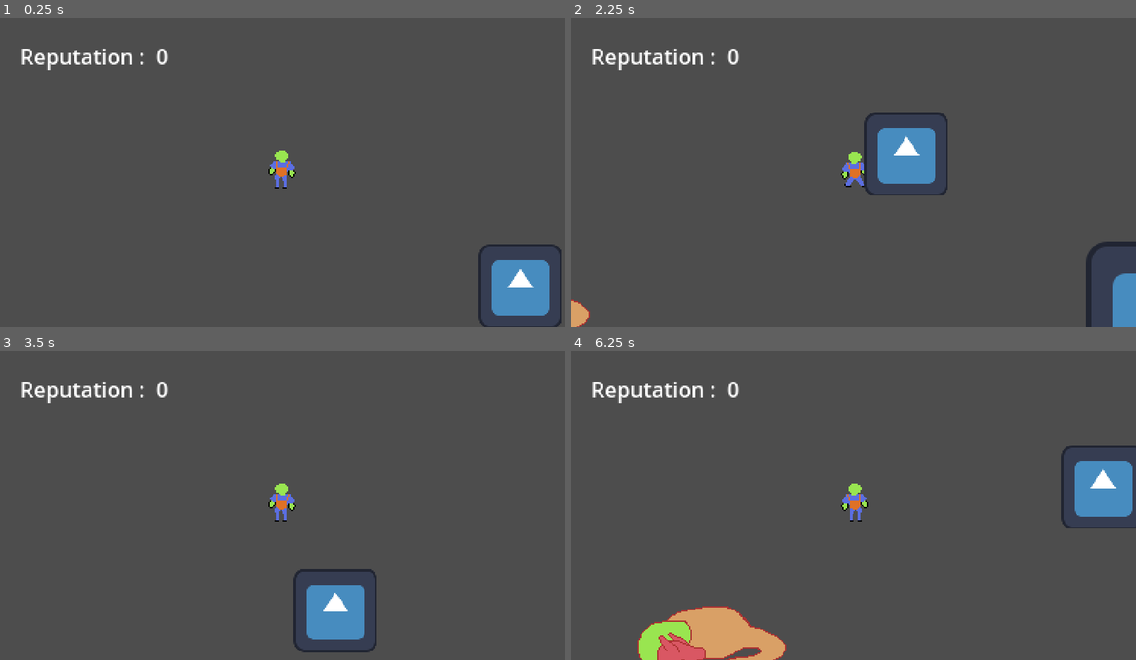
Above: before the commit, frames 1-4 (two rows, left to right).
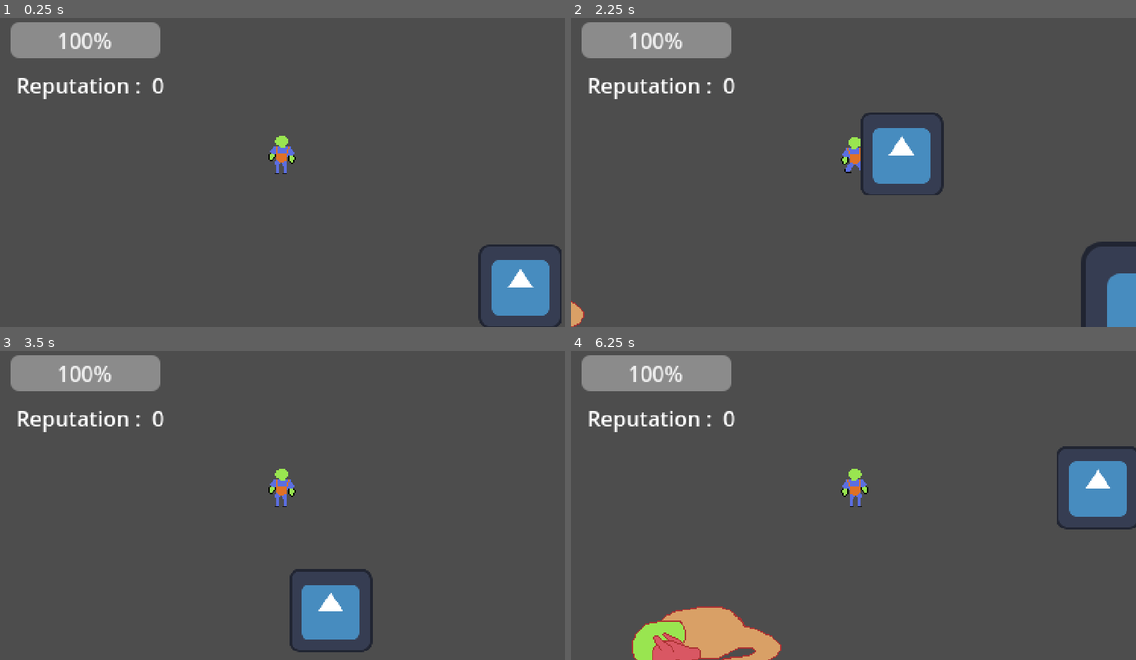
Above: after the commit, the same moments.

Repository: FireMuffin303/MuffinsGameOffGame
Game: Godot game, scene res://src/scene/room_test.tscn
The game is run twice, just before and just after one commit, with the same random seed, the same clock (stepped at 60 frames per second) and the same inputs. The engine's default icon, where the game draws it, is replaced by a stand-in: a white triangle on a blue panel in a dark square.
Inputs:
- Up to frame 1 (0.25 s): no input
- Up to frame 2 (2.25 s): tap Enter at 0.5 s; hold D (move_right) 0.53-1.28 s; tap E (interaction) at 0.6, 1.35 s; hold S (move_down) 1.28-2.03 s; hold D (move_right) from 2.03 s (still down); hold Shift (move_sprint) from 2.03 s (still down)
- Up to frame 3 (3.5 s): tap E (interaction) at 2.3, 2.85 s; release D (move_right) at 2.78 s; release Shift (move_sprint) at 2.78 s; hold W (move_up) from 2.78 s (still down)
- Up to frame 4 (6.25 s): release W (move_up) at 3.53 s; hold A (move_left) 3.53-5.03 s; tap E (interaction) at 3.6, 4.55, 5.1, 5.85 s; tap Shift (move_sprint) at 4.35 s; hold S (move_down) 5.03-5.78 s; hold D (move_right) from 5.78 s (still down)

The runs differ from the first frame. In frame 1, 4.4% of the frame differs, in the area x 1-53%, y 1-56%; in frame 2, 6.0%; in frame 3, 5.3%; in frame 4, 6.1%, in the area x 1-100%, y 1-100%.

Commit message:
added states and dragon now shoot projectile

Diff:
--- /dev/null
+++ b/src/component/DamageComponent.gd
@@ -0,0 +1,8 @@
+class_name DamageComponent
+extends Area2D
+
+@export var damage : int = 1
+
+func _ready():
+	collision_layer = 3
+	collision_mask = 0
--- a/src/component/GetScaleComponent.gd
+++ b/src/component/GetScaleComponent.gd
@@ -6,9 +6,13 @@
 var number
 var random = RandomNumberGenerator.new()
 
+@export var state_machine : FiniteStateMachine
+
 var chance : int = 3
 
 func interacting(player:Player):
+	if(!state_machine.current_state is DragonIdleState) : return
+
 	if(player._get_player_state() == player.PlayerStates.TASKING):
 		var inputScale = GetScaleGUI._get_value()
 		if(inputScale <= number+0.1 and inputScale >= number-0.1):
--- a/src/component/HealthComponent.gd
+++ b/src/component/HealthComponent.gd
@@ -4,8 +4,23 @@
 @export var max_health : int = 10
 var health : int
 
-func set_health() -> void:
+func _ready():
+	self.health = self.max_health
+	StatsGUI.health_update(get_health(),get_max_health())
+
+func set_health(health:int) -> void:
+	print(health)
 	self.health = health
+	StatsGUI.health_update(get_health(),get_max_health())
 
-func get_heath() -> int:
-	return max_health
+func get_health() -> int:
+	return self.health
+
+func set_max_health(max_health:int) -> void:
+	self.max_health = max_health
+
+func get_max_health() -> int:
+	return self.max_health
+
+func hurt(damage:int) -> void:
+	self.set_health(self.get_health() - damage)
--- /dev/null
+++ b/src/component/HurtBox.gd
@@ -0,0 +1,16 @@
+class_name HurtBox
+extends Area2D
+
+@export var healthComponent : HealthComponent
+
+# Called when the node enters the scene tree for the first time.
+func _ready():
+	collision_layer = 0
+	collision_mask = 3
+	pass # Replace with function body.
+
+
+
+func _on_area_entered(area:DamageComponent):
+	healthComponent.hurt(area.damage)
+	pass # Replace with function body.
--- /dev/null
+++ b/src/entity/projectile/fireball/FireballProjectile.tscn
@@ -0,0 +1,36 @@
+[gd_scene load_steps=6 format=3 uid="uid://dkc45q4c302m"]
+
+[ext_resource type="Texture2D" uid="uid://cowp3nr5htwr4" path="res://assets/img/projectile/muffin.png" id="1_e2fl8"]
+[ext_resource type="Script" path="res://src/entity/projectile/fireball/Projectile.gd" id="1_yv6oh"]
+[ext_resource type="Script" path="res://src/component/DamageComponent.gd" id="2_jafif"]
+
+[sub_resource type="CircleShape2D" id="CircleShape2D_21yag"]
+radius = 12.0
+
+[sub_resource type="CircleShape2D" id="CircleShape2D_5nmcl"]
+radius = 12.0416
+
+[node name="FireballProjectile" type="CharacterBody2D" node_paths=PackedStringArray("timer")]
+collision_layer = 16
+collision_mask = 16
+script = ExtResource("1_yv6oh")
+timer = NodePath("Timer")
+speed = 40
+
+[node name="Sprite2D" type="Sprite2D" parent="."]
+texture = ExtResource("1_e2fl8")
+
+[node name="CollisionShape2D" type="CollisionShape2D" parent="."]
+shape = SubResource("CircleShape2D_21yag")
+
+[node name="DamageComponent" type="Area2D" parent="."]
+collision_layer = 4
+collision_mask = 0
+script = ExtResource("2_jafif")
+
+[node name="CollisionShape2D" type="CollisionShape2D" parent="DamageComponent"]
+shape = SubResource("CircleShape2D_5nmcl")
+
+[node name="Timer" type="Timer" parent="."]
+
+[connection signal="timeout" from="Timer" to="." method="_on_lifetime_timeout"]
--- /dev/null
+++ b/src/entity/projectile/fireball/Projectile.gd
@@ -0,0 +1,34 @@
+class_name Projectile
+extends CharacterBody2D
+
+var destination : Vector2
+@export var timer : Timer
+@export var speed : int = 1
+
+func _ready():
+	timer.start()
+
+func set_destination(vector:Vector2) -> void:
+	self.destination = vector
+
+
+
+func _physics_process(delta):
+	if(global_position == destination):
+		self.queue_free()
+
+	if(self.destination == null) : return
+
+	var angle = get_angle_to(destination)
+
+	var velo : Vector2 = (global_position - destination)* -1
+
+	velocity = velo *speed*5*delta
+	move_and_slide()
+	pass
+
+
+
+func _on_lifetime_timeout():
+	self.queue_free()
+	pass # Replace with function body.
--- a/src/obj/Dragon/PrototypeDragon.tscn
+++ b/src/obj/Dragon/PrototypeDragon.tscn
@@ -7,6 +7,8 @@
 [ext_resource type="Script" path="res://src/state/StateMachine.gd" id="5_uoyfa"]
 [ext_resource type="Script" path="res://src/state/LookAroundState.gd" id="6_245jg"]
 [ext_resource type="Script" path="res://src/state/StayStillState.gd" id="7_abq4q"]
+[ext_resource type="Script" path="res://src/state/ShootProjectileState.gd" id="8_76iwv"]
+[ext_resource type="PackedScene" uid="uid://dkc45q4c302m" path="res://src/entity/projectile/fireball/FireballProjectile.tscn" id="9_7y1fj"]
 
 [sub_resource type="AtlasTexture" id="AtlasTexture_cjwxs"]
 atlas = ExtResource("1_osg7b")
@@ -125,10 +127,11 @@
 rotation = -1.5708
 shape = SubResource("CapsuleShape2D_chuky")
 
-[node name="GetScaleComponent" type="Area2D" parent="."]
+[node name="GetScaleComponent" type="Area2D" parent="." node_paths=PackedStringArray("state_machine")]
 collision_layer = 2
 collision_mask = 2
 script = ExtResource("2_b8gb3")
+state_machine = NodePath("../FiniteStateMachine")
 item = ExtResource("3_qlf5h")
 
 [node name="CollisionShape2D" type="CollisionShape2D" parent="GetScaleComponent"]
@@ -139,10 +142,11 @@
 script = ExtResource("5_uoyfa")
 initial_state = NodePath("DragonIdleState")
 
-[node name="LookAroundState" type="Node" parent="FiniteStateMachine" node_paths=PackedStringArray("timer", "raycast")]
+[node name="LookAroundState" type="Node" parent="FiniteStateMachine" node_paths=PackedStringArray("timer", "raycast", "next_state")]
 script = ExtResource("6_245jg")
 timer = NodePath("Timer")
 raycast = NodePath("../../RayCast2D")
+next_state = NodePath("../ShootProjectileState")
 
 [node name="Timer" type="Timer" parent="FiniteStateMachine/LookAroundState"]
 wait_time = 2.0
@@ -151,11 +155,21 @@
 script = ExtResource("7_abq4q")
 next_state = NodePath("../LookAroundState")
 
+[node name="ShootProjectileState" type="Node" parent="FiniteStateMachine" node_paths=PackedStringArray("timer", "raycast")]
+script = ExtResource("8_76iwv")
+timer = NodePath("Timer")
+projectile = ExtResource("9_7y1fj")
+raycast = NodePath("../../RayCast2D")
+
+[node name="Timer" type="Timer" parent="FiniteStateMachine/ShootProjectileState"]
+
 [node name="RayCast2D" type="RayCast2D" parent="."]
 position = Vector2(-20, -18)
 target_position = Vector2(128, 0)
 
 [connection signal="out_of_chance" from="GetScaleComponent" to="." method="_on_get_scale_component_out_of_chance"]
 [connection signal="out_of_chance" from="GetScaleComponent" to="FiniteStateMachine/DragonIdleState" method="_on_out_of_chance"]
-[connection signal="player_alert" from="FiniteStateMachine/LookAroundState" to="FiniteStateMachine/LookAroundState" method="alert_player"]
+[connection signal="on_change_state" from="FiniteStateMachine/LookAroundState" to="FiniteStateMachine" method="on_change_state"]
+[connection signal="player_alert" from="FiniteStateMachine/LookAroundState" to="FiniteStateMachine/ShootProjectileState" method="set_target"]
 [connection signal="on_change_state" from="FiniteStateMachine/DragonIdleState" to="FiniteStateMachine" method="on_change_state"]
+[connection signal="timeout" from="FiniteStateMachine/ShootProjectileState/Timer" to="FiniteStateMachine/ShootProjectileState" method="_on_timer_out"]
--- a/src/obj/Player.tscn
+++ b/src/obj/Player.tscn
@@ -1,10 +1,11 @@
-[gd_scene load_steps=11 format=3 uid="uid://c10usgh1xt10q"]
+[gd_scene load_steps=13 format=3 uid="uid://c10usgh1xt10q"]
 
 [ext_resource type="Script" path="res://src/obj/Player.gd" id="1_6vh6x"]
 [ext_resource type="Texture2D" uid="uid://cakpn3js4vic1" path="res://assets/img/human.png" id="2_uhho4"]
 [ext_resource type="Script" path="res://src/component/InventoryComponent.gd" id="3_qbcx7"]
 [ext_resource type="PackedScene" uid="uid://d1x0t1aj0flij" path="res://src/scene/gui/inventory/InventoryScreen.tscn" id="4_cj1go"]
 [ext_resource type="Script" path="res://src/component/HealthComponent.gd" id="5_f3ntn"]
+[ext_resource type="Script" path="res://src/component/HurtBox.gd" id="6_5bq7h"]
 
 [sub_resource type="AtlasTexture" id="AtlasTexture_7icam"]
 atlas = ExtResource("2_uhho4")
@@ -44,21 +45,23 @@
 radius = 4.0
 height = 16.0
 
+[sub_resource type="CapsuleShape2D" id="CapsuleShape2D_vu7fa"]
+radius = 6.0
+
 [node name="Player" type="CharacterBody2D"]
 script = ExtResource("1_6vh6x")
 
 [node name="AnimatedSprite2D" type="AnimatedSprite2D" parent="."]
+position = Vector2(0, -11)
 sprite_frames = SubResource("SpriteFrames_ko171")
 animation = &"idle"
 frame_progress = 0.157605
 
 [node name="CollisionShape2D" type="CollisionShape2D" parent="."]
-position = Vector2(0, 11)
 rotation = -1.5708
 shape = SubResource("CapsuleShape2D_0niq4")
 
 [node name="RayCast2D" type="RayCast2D" parent="."]
-position = Vector2(0, 11)
 target_position = Vector2(0, 40)
 collision_mask = 2
 collide_with_areas = true
@@ -73,4 +76,15 @@
 [node name="HealthComponent" type="Node" parent="."]
 script = ExtResource("5_f3ntn")
 
+[node name="HurtBox" type="Area2D" parent="." node_paths=PackedStringArray("healthComponent")]
+position = Vector2(0, -11)
+collision_layer = 0
+collision_mask = 4
+script = ExtResource("6_5bq7h")
+healthComponent = NodePath("../HealthComponent")
+
+[node name="CollisionShape2D" type="CollisionShape2D" parent="HurtBox"]
+shape = SubResource("CapsuleShape2D_vu7fa")
+
 [connection signal="update_inventory" from="InventoryComponent" to="InventoryScreen" method="_on_update_inventory"]
+[connection signal="area_entered" from="HurtBox" to="HurtBox" method="_on_area_entered"]
--- a/src/scene/gui/stat/statsgui.gd
+++ b/src/scene/gui/stat/statsgui.gd
@@ -1,9 +1,17 @@
 class_name StatsGUI
 extends CanvasLayer
 
-@onready var reputationValue:Label = get_node("HBoxContainer/Value")
+@onready var reputationValue:Label = get_node("Control/HBoxContainer/Value")
+static var healthBar: ProgressBar
+
+func _ready():
+	healthBar = get_node("Control/ProgressBar")
 
 # Called every frame. 'delta' is the elapsed time since the previous frame.
 func _process(delta):
 	reputationValue.text = str(States._get_reputation())
 	pass
+
+static func health_update(health:int,max_health:int):
+	healthBar.max_value = max_health
+	healthBar.value = health
--- a/src/scene/gui/stat/statsgui.tscn
+++ b/src/scene/gui/stat/statsgui.tscn
@@ -5,16 +5,32 @@
 [node name="statsgui" type="CanvasLayer"]
 script = ExtResource("1_fgivs")
 
-[node name="HBoxContainer" type="HBoxContainer" parent="."]
-offset_left = 15.0
-offset_top = 15.0
-offset_right = 189.0
-offset_bottom = 55.0
+[node name="Control" type="Control" parent="."]
+layout_mode = 3
+anchors_preset = 0
+offset_right = 40.0
+offset_bottom = 40.0
 
-[node name="RepuationLabel" type="Label" parent="HBoxContainer"]
+[node name="ProgressBar" type="ProgressBar" parent="Control"]
+layout_mode = 2
+offset_left = 8.0
+offset_top = 9.0
+offset_right = 120.715
+offset_bottom = 36.0
+max_value = 5.0
+step = 1.0
+
+[node name="HBoxContainer" type="HBoxContainer" parent="Control"]
+layout_mode = 0
+offset_left = 12.0
+offset_top = 37.0
+offset_right = 186.0
+offset_bottom = 77.0
+
+[node name="RepuationLabel" type="Label" parent="Control/HBoxContainer"]
 layout_mode = 2
 text = "Reputation : "
 
-[node name="Value" type="Label" parent="HBoxContainer"]
+[node name="Value" type="Label" parent="Control/HBoxContainer"]
 layout_mode = 2
 text = "$amount"
--- /dev/null
+++ b/src/state/AttackState.gd
@@ -0,0 +1,16 @@
+class_name AttackState
+extends State
+
+var target : Player
+@export var raycast : RayCast2D
+
+func attack() -> void:
+	pass
+
+func physics_update(delta:float) -> void:
+	if(target == null) : return
+
+	raycast.look_at(target.position)
+
+func set_target(target:Player):
+	self.target = target
--- a/src/state/LookAroundState.gd
+++ b/src/state/LookAroundState.gd
@@ -15,10 +15,8 @@
 	if(raycast.get_collider() is Player):
 		self.target = raycast.get_collider()
 		self.player_alert.emit(self.target)
+		self.on_change_state.emit(self.next_state)
 
 
 func change_side() -> void:
 	right_side = !right_side
-
-func alert_player(player:Player):
-	print("alert there's a player")
--- /dev/null
+++ b/src/state/ShootProjectileState.gd
@@ -0,0 +1,19 @@
+class_name ShootProjectileState
+extends AttackState
+
+@export var timer : Timer
+@export var projectile : PackedScene
+
+func enter_state():
+	attack()
+	timer.start()
+
+func attack() -> void:
+	super()
+	var bullet : Projectile = projectile.instantiate()
+	bullet.set_destination(self.target.global_position)
+	get_parent().get_parent().add_child(bullet)
+
+
+func _on_timer_out():
+	attack()
Binary file added: assets/img/projectile/muffin.png
Not shown, added: assets/img/projectile/muffin.png.import
Not shown: 1 places in src/obj/Dragon/PrototypeDragon.tscn that only renumber resources
Not shown: 1 places in src/scene/gui/dialog/dialogGUI.tscn that only renumber resources
